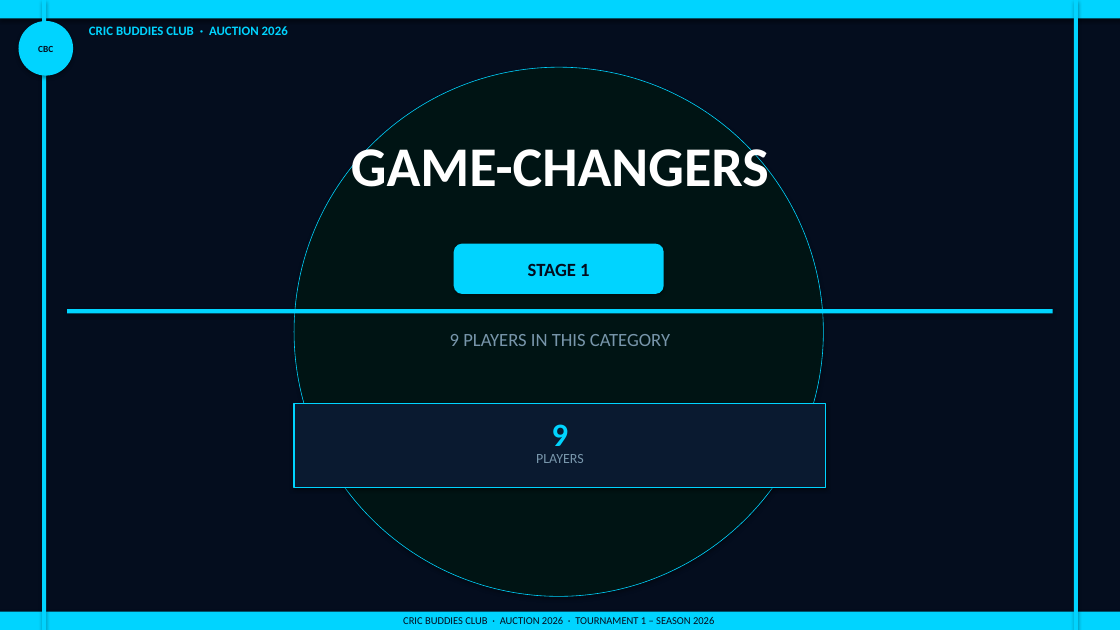
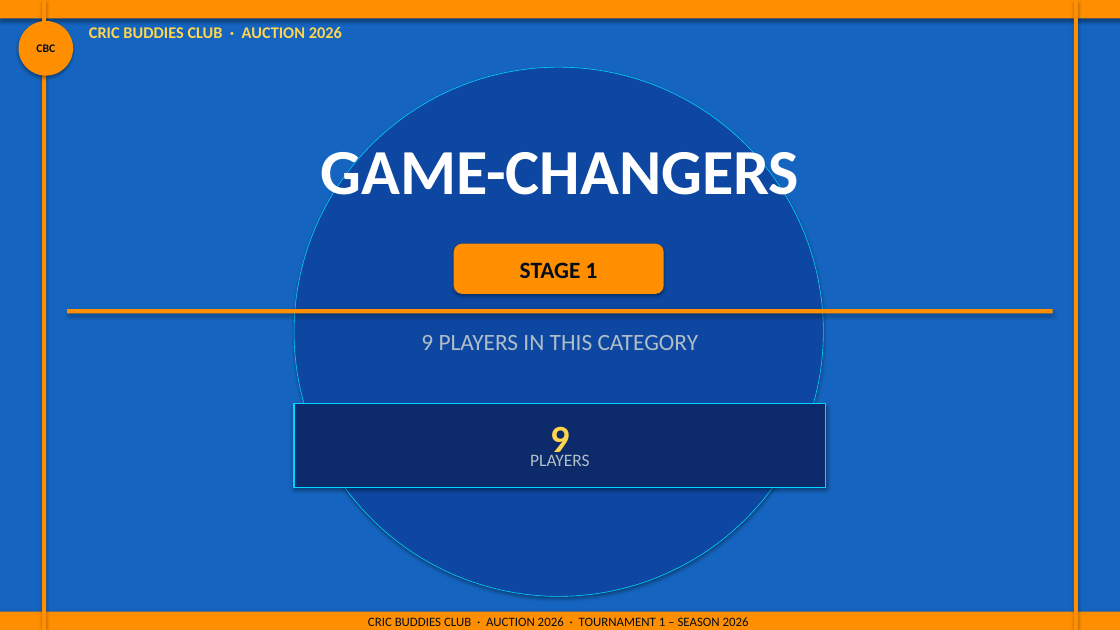
Before and after one commit to minhajz/cbc-storage, a slide deck: slide 2 of cbc-auction-2026.pptx. Drawn at 1120x630 pixels with LibreOffice and Linux fonts; fonts in the diff are those of the drawing. Boxes give left, top, right and bottom in pixels: in the first picture for what was removed or moved away, otherwise in the second. Text is boxed around its words. In the diff, an @@ line names an element or a change of style, - is before the commit and + after.

```diff
--- a/cbc-auction-2026.pptx
+++ b/cbc-auction-2026.pptx
@@ rectangle at [0,0,1120,630]: fill #040D1E to #1565C0 @@
@@ ellipse "CBC" at [18,21,73,76]: size 8 to 10 pt; fill #00D4FF to #FF8F00 @@
@@ text "CRIC BUDDIES CLUB · AUCTION ..." at [89,27,342,38]: size 11 to 14 pt, text colour #00D4FF to #FFD54F @@
@@ ellipse at [294,67,823,597]: fill #001414 to #0D47A1 @@
@@ text "GAME-CHANGERS" at [321,140,800,209]: size 48 to 55 pt @@
@@ rounded rectangle "STAGE 1" at [454,244,664,294]: size 16 to 20 pt; fill #00D4FF to #FF8F00 @@
@@ text "9 PLAYERS IN THIS CATEGORY" at [421,335,699,350]: size 16 to 20 pt, text colour #7896AB to #B0BEC5 @@
@@ fill #00D4FF to #FF8F00 in 5 elements at [0,0,1120,18], [0,612,1120,630], [42,0,46,630], [1074,0,1078,630], [67,309,1053,313] @@
@@ text "9" at [550,426,569,462]: size 28 to 33 pt, text colour #00D4FF to #FFD54F @@
@@ rectangle at [294,403,826,487]: fill #0A1A30 to #0D2A6B @@
@@ text "PLAYERS" at [530,454,590,466]: size 12 to 15 pt, text colour #7896AB to #B0BEC5 @@
@@ text "CRIC BUDDIES CLUB · AUCTION ..." at [368,617,749,626]: size 9 to 11 pt @@
```
Also in this commit, not shown: 55 other slides changed, 1 other file.
